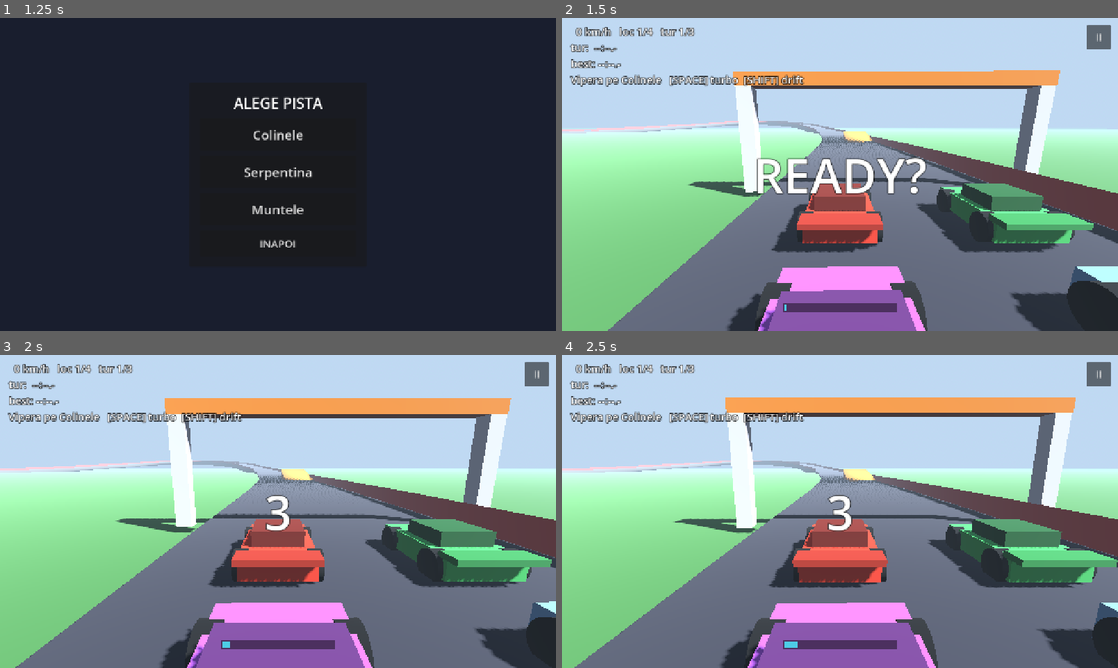
Above: before the commit, frames 1-4 (two rows, left to right).
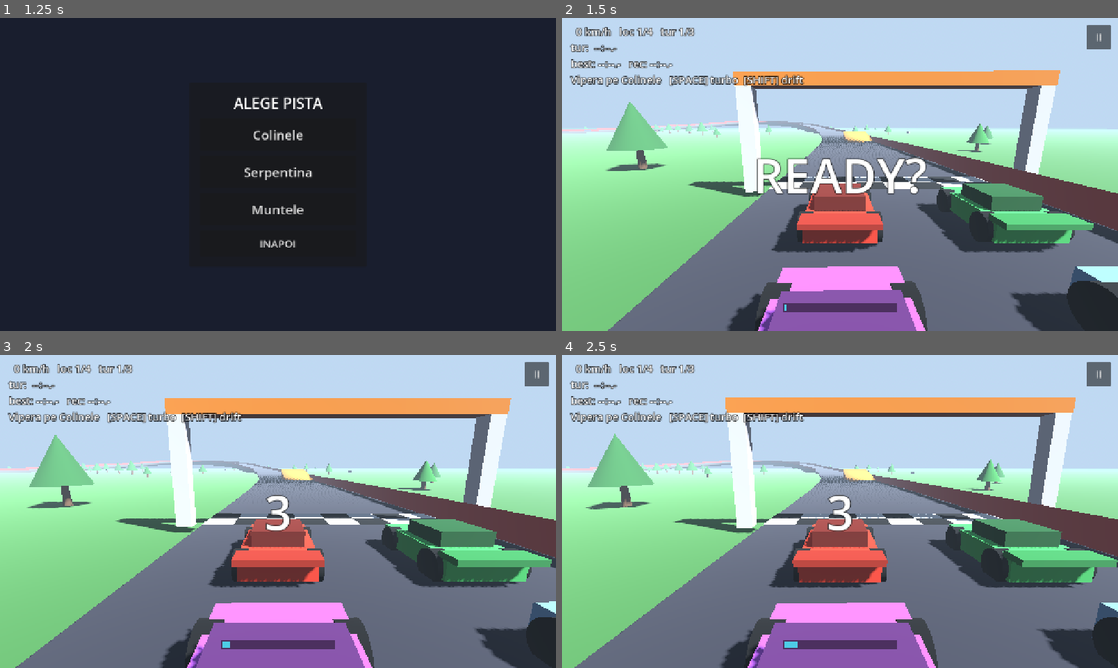
Above: after the commit, the same moments.

Repository: ArionAB/racing
Game: Godot game, scene res://scenes/main_menu/MainMenu.tscn
Two runs of this game, one before a commit and one after it. Both use one fixed random seed, a clock stepped at 60 frames per second and the inputs below.
Inputs (mouse positions are in pixels of both pictures, inside the frame that each line leads up to):
- Up to frame 1 (1.25 s): click "CURSA RAPIDA" at 0.5 s
- Up to frame 2 (1.5 s): click "Colinele" at 1.25 s
- Up to frame 3 (2 s): no input
- Up to frame 4 (2.5 s): tap Enter at 2 s; move the mouse to (962, 495) at 2.02 s; hold D (steer_right) from 2.03 s (still down); hold Shift (drift) from 2.03 s (still down); click (962, 495) at 2.17 s; tap Space (turbo) at 2.3 s

Frame 1 is identical in both runs. In frame 2, 2.4% of the frame differs, in the area x 4-78%, y 13-55%; in frame 3, 2.9%, in the area x 1-80%, y 13-55%; in frame 4, 2.9%.

Commit message:
feat(M3.5): identitate vizuala + recorduri persistente + scrasnet drift
Pistele arata a lume de jucarie: linie de start in sah, borduri
rosu-alb detectate automat pe virajele stranse, copaci si pietre
presarate procedural (determinist per pista) cu coliziune pe trunchi
— obstacol corect in scurtaturi. Best lap per pista salvat pe disc,
afisat in HUD si meniu, cu RECORD NOU! in cursa. Scrasnet de cauciuc
in bucla cat tine drift-ul.

Co-Authored-By: Claude Fable 5 <noreply@anthropic.com>

Diff:
--- a/scenes/cars/car.gd
+++ b/scenes/cars/car.gd
@@ -83,6 +83,7 @@
 var _drift_particles: CPUParticles3D
 var _boost_particles: CPUParticles3D
 var _engine_audio: AudioStreamPlayer3D
+var _skid_audio: AudioStreamPlayer3D
 var _turbo_full_latch: bool = false
 var _was_on_floor: bool = true
 var _prev_velocity: Vector3 = Vector3.ZERO
@@ -309,8 +310,12 @@
 	if is_drifting:
 		_drift_particles.emitting = true
 		_drop_skid_marks(delta)
+		if not _skid_audio.playing:
+			_skid_audio.play()
 	else:
 		_drift_particles.emitting = false
+		if _skid_audio.playing:
+			_skid_audio.stop()
 	# Ding cand bara de turbo ajunge plina — stii fara sa te uiti in jos.
 	if turbo_charge >= 1.0 and not _turbo_full_latch and is_player:
 		_turbo_full_latch = true
@@ -410,6 +415,14 @@
 	add_child(_engine_audio)
 	_engine_audio.play()
 
+	# Scrasnet de cauciuc cat tine drift-ul.
+	_skid_audio = AudioStreamPlayer3D.new()
+	_skid_audio.stream = AudioManager.SKID_LOOP
+	_skid_audio.bus = &"SFX"
+	_skid_audio.volume_db = -10.0
+	_skid_audio.max_distance = 45.0
+	add_child(_skid_audio)
+
 func _update_visual_tilt(delta: float, steer: float, fwd_speed: float) -> void:
 	var speed_frac := clampf(fwd_speed / max_speed, 0.0, 1.0)
 	var target_roll := -steer * 0.09 * speed_frac * (1.6 if is_drifting else 1.0)
--- a/scenes/main_menu/main_menu.gd
+++ b/scenes/main_menu/main_menu.gd
@@ -76,7 +76,13 @@
 	box.add_child(title)
 	for i in GameState.TRACK_NAMES.size():
 		var track_index := i
-		var button := _make_button(GameState.TRACK_NAMES[i])
+		var record_ms := GameState.best_lap(i)
+		var label := GameState.TRACK_NAMES[i]
+		if record_ms > 0:
+			@warning_ignore("integer_division")
+			label += "   (rec %d:%02d.%d)" % [record_ms / 60000,
+				(record_ms % 60000) / 1000, (record_ms % 1000) / 100]
+		var button := _make_button(label)
 		button.pressed.connect(func() -> void:
 			GameState.start_quick_race(track_index))
 		box.add_child(button)
--- a/scenes/race/race.gd
+++ b/scenes/race/race.gd
@@ -172,6 +172,9 @@
 		var lap_ms := now - _lap_start_ms
 		if _best_lap_ms < 0 or lap_ms < _best_lap_ms:
 			_best_lap_ms = lap_ms
+		if GameState.try_record(GameState.selected_track, lap_ms):
+			hud.flash_message("RECORD NOU! " + _fmt_ms(lap_ms))
+			AudioManager.play_sfx(&"drift_level", 1.5)
 	_lap_start_ms = now
 	if laps >= GameState.total_laps and state != State.FINISHED:
 		_finish_race()
@@ -276,10 +279,12 @@
 	if GameState.champ_active:
 		champ_line = "   cursa %d/%d" % [
 			GameState.champ_round + 1, GameState.TRACK_SCENES.size()]
-	var info := "%3.0f km/h   loc %d/%d   tur %d/%d%s\ntur:  %s\nbest: %s\n%s pe %s   [SPACE] turbo  [SHIFT] drift" % [
+	var record_ms := GameState.best_lap(GameState.selected_track)
+	var record_text := _fmt_ms(record_ms) if record_ms > 0 else "--:--.-"
+	var info := "%3.0f km/h   loc %d/%d   tur %d/%d%s\ntur:  %s\nbest: %s   rec: %s\n%s pe %s   [SPACE] turbo  [SHIFT] drift" % [
 		player.horizontal_speed() * 3.6, player.race_position, cars.size(),
 		lap_no, GameState.total_laps, champ_line, lap_text, best_text,
-		player.car_name, track.track_name]
+		record_text, player.car_name, track.track_name]
 	hud.set_info(info)
 	hud.set_turbo(player.turbo_charge, player.is_boosting)
 
--- a/scenes/tracks/track.gd
+++ b/scenes/tracks/track.gd
@@ -42,6 +42,9 @@
 	for frac in _hazard_fracs():
 		_build_hazard(frac)
 	_build_start_gate()
+	_build_start_line()
+	_build_kerbs()
+	_build_decor()
 
 func start_point() -> Vector3:
 	return baked[0]
@@ -184,6 +187,171 @@
 	body.add_child(shape)
 	add_child(body)
 
+## Linia de start in sah: doua randuri de patrate alb/negru peste asfalt.
+func _build_start_line() -> void:
+	var white := SurfaceTool.new()
+	white.begin(Mesh.PRIMITIVE_TRIANGLES)
+	var black := SurfaceTool.new()
+	black.begin(Mesh.PRIMITIVE_TRIANGLES)
+	var dir := start_direction()
+	var side := _side_at(0)
+	var cols := 8
+	var cell_w := half_width * 2.0 / float(cols)
+	var cell_l := 1.6
+	var lift := Vector3.UP * 0.05 # putin peste asfalt, contra z-fighting
+	for row in 2:
+		for col in cols:
+			var origin := baked[0] + lift \
+				+ dir * (float(row) * cell_l) \
+				+ side * (-half_width + float(col) * cell_w)
+			var st := white if (row + col) % 2 == 0 else black
+			var a := origin
+			var b := origin + side * cell_w
+			var c := origin + dir * cell_l
+			var d := origin + side * cell_w + dir * cell_l
+			st.add_vertex(a); st.add_vertex(b); st.add_vertex(c)
+			st.add_vertex(b); st.add_vertex(d); st.add_vertex(c)
+	white.generate_normals()
+	black.generate_normals()
+	_add_visual_mesh(white.commit(), Color(0.95, 0.95, 0.95))
+	_add_visual_mesh(black.commit(), Color(0.08, 0.08, 0.08))
+
+## Borduri rosu-alb pe marginile virajelor stranse — citesti pista de departe.
+func _build_kerbs() -> void:
+	var red := SurfaceTool.new()
+	red.begin(Mesh.PRIMITIVE_TRIANGLES)
+	var white := SurfaceTool.new()
+	white.begin(Mesh.PRIMITIVE_TRIANGLES)
+	var n := baked.size()
+	var lift := Vector3.UP * 0.04
+	var emitted_red := false
+	var emitted_white := false
+	for i in range(0, n, 2):
+		# curbura locala: unghiul dintre directia dinainte si cea de dupa
+		var before := (baked[i] - baked[(i - 3 + n) % n]).normalized()
+		var after := (baked[(i + 3) % n] - baked[i]).normalized()
+		if before.angle_to(after) < 0.08:
+			continue
+		for side_sign: float in [-1.0, 1.0]:
+			var e0 := baked[i] + _side_at(i) * half_width * side_sign + lift
+			var e1 := baked[(i + 2) % n] + _side_at((i + 2) % n) * half_width * side_sign + lift
+			var in0 := e0 - _side_at(i) * 0.9 * side_sign
+			var in1 := e1 - _side_at((i + 2) % n) * 0.9 * side_sign
+			var st := red if (i / 2) % 2 == 0 else white
+			st.add_vertex(e0); st.add_vertex(e1); st.add_vertex(in0)
+			st.add_vertex(in0); st.add_vertex(e1); st.add_vertex(in1)
+			if (i / 2) % 2 == 0:
+				emitted_red = true
+			else:
+				emitted_white = true
+	if emitted_red:
+		red.generate_normals()
+		_add_visual_mesh(red.commit(), Color(0.85, 0.15, 0.1))
+	if emitted_white:
+		white.generate_normals()
+		_add_visual_mesh(white.commit(), Color(0.92, 0.92, 0.92))
+
+## Decor de "lume de jucarie": copaci si pietre presarate procedural in
+## afara soselei, deterministe per pista (acelasi seed -> acelasi peisaj).
+## Trunchiurile au coliziune: un copac lovit in scurtatura e vina ta.
+func _build_decor() -> void:
+	var rng := RandomNumberGenerator.new()
+	rng.seed = track_name.hash()
+	var bounds_min := baked[0]
+	var bounds_max := baked[0]
+	for p in baked:
+		bounds_min = bounds_min.min(p)
+		bounds_max = bounds_max.max(p)
+	var placed := 0
+	var attempts := 0
+	while placed < 80 and attempts < 400:
+		attempts += 1
+		var pos := Vector3(
+			rng.randf_range(bounds_min.x - 50.0, bounds_max.x + 50.0),
+			0.0,
+			rng.randf_range(bounds_min.z - 50.0, bounds_max.z + 50.0))
+		# distanta minima (in plan) fata de sosea
+		var nearest := 1e9
+		for p in baked:
+			nearest = minf(nearest,
+				Vector2(p.x - pos.x, p.z - pos.z).length_squared())
+		nearest = sqrt(nearest)
+		if nearest < half_width + 8.0 or nearest > 90.0:
+			continue
+		placed += 1
+		if rng.randf() < 0.75:
+			_add_tree(pos, rng)
+		else:
+			_add_rock(pos, rng)
+
+func _add_tree(pos: Vector3, rng: RandomNumberGenerator) -> void:
+	var tree := StaticBody3D.new()
+	add_child(tree)
+	tree.global_position = pos + Vector3.UP * -0.3 # din iarba
+	var scale_factor := rng.randf_range(0.8, 1.5)
+	var trunk := MeshInstance3D.new()
+	var trunk_mesh := CylinderMesh.new()
+	trunk_mesh.top_radius = 0.25
+	trunk_mesh.bottom_radius = 0.35
+	trunk_mesh.height = 1.4 * scale_factor
+	trunk.mesh = trunk_mesh
+	trunk.position = Vector3.UP * 0.7 * scale_factor
+	var trunk_mat := StandardMaterial3D.new()
+	trunk_mat.albedo_color = Color(0.45, 0.3, 0.18)
+	trunk.material_override = trunk_mat
+	tree.add_child(trunk)
+	var crown := MeshInstance3D.new()
+	var crown_mesh := CylinderMesh.new()
+	crown_mesh.top_radius = 0.0 # con
+	crown_mesh.bottom_radius = 1.6 * scale_factor
+	crown_mesh.height = 3.2 * scale_factor
+	crown.mesh = crown_mesh
+	crown.position = Vector3.UP * (1.4 * scale_factor + 1.6 * scale_factor)
+	var crown_mat := StandardMaterial3D.new()
+	crown_mat.albedo_color = Color(0.2, rng.randf_range(0.45, 0.65), 0.22)
+	crown.material_override = crown_mat
+	tree.add_child(crown)
+	var shape := CollisionShape3D.new()
+	var cyl := CylinderShape3D.new()
+	cyl.radius = 0.4
+	cyl.height = 2.5
+	shape.shape = cyl
+	shape.position = Vector3.UP * 1.25
+	tree.add_child(shape)
+
+func _add_rock(pos: Vector3, rng: RandomNumberGenerator) -> void:
+	var rock := StaticBody3D.new()
+	add_child(rock)
+	rock.global_position = pos + Vector3.UP * -0.2
+	rock.rotation.y = rng.randf_range(0.0, TAU)
+	var size := rng.randf_range(0.8, 2.2)
+	var mesh_inst := MeshInstance3D.new()
+	var box := BoxMesh.new()
+	box.size = Vector3(size, size * 0.7, size * 0.8)
+	mesh_inst.mesh = box
+	mesh_inst.position = Vector3.UP * size * 0.3
+	mesh_inst.rotation.z = rng.randf_range(-0.2, 0.2)
+	var mat := StandardMaterial3D.new()
+	mat.albedo_color = Color(0.55, 0.55, 0.58)
+	mesh_inst.material_override = mat
+	rock.add_child(mesh_inst)
+	var shape := CollisionShape3D.new()
+	var col_box := BoxShape3D.new()
+	col_box.size = Vector3(size, size, size * 0.8)
+	shape.shape = col_box
+	shape.position = Vector3.UP * size * 0.3
+	rock.add_child(shape)
+
+## Mesh doar vizual (fara coliziune) — pentru linii de start, borduri etc.
+func _add_visual_mesh(mesh: ArrayMesh, color: Color) -> void:
+	var inst := MeshInstance3D.new()
+	inst.mesh = mesh
+	var mat := StandardMaterial3D.new()
+	mat.albedo_color = color
+	mat.cull_mode = BaseMaterial3D.CULL_DISABLED
+	inst.material_override = mat
+	add_child(inst)
+
 func _build_start_gate() -> void:
 	var side := _side_at(0)
 	for s in [-1.0, 1.0]:
--- a/scripts/autoload/audio_manager.gd
+++ b/scripts/autoload/audio_manager.gd
@@ -17,6 +17,7 @@
 }
 
 const ENGINE_LOOP: AudioStream = preload("res://assets/audio/engine_loop.wav")
+const SKID_LOOP: AudioStream = preload("res://assets/audio/skid_loop.wav")
 const POOL_SIZE: int = 10
 
 var _pool: Array[AudioStreamPlayer] = []
@@ -26,11 +27,12 @@
 	_create_bus(&"SFX")
 	_create_bus(&"Engine")
 	apply_volumes()
-	var engine_wav := ENGINE_LOOP as AudioStreamWAV
-	if engine_wav != null:
-		engine_wav.loop_mode = AudioStreamWAV.LOOP_FORWARD
-		@warning_ignore("integer_division")
-		engine_wav.loop_end = engine_wav.data.size() / 2 # frames (16-bit mono)
+	for loop_stream: AudioStream in [ENGINE_LOOP, SKID_LOOP]:
+		var wav := loop_stream as AudioStreamWAV
+		if wav != null:
+			wav.loop_mode = AudioStreamWAV.LOOP_FORWARD
+			@warning_ignore("integer_division")
+			wav.loop_end = wav.data.size() / 2 # frames (16-bit mono)
 	for i in POOL_SIZE:
 		var player := AudioStreamPlayer.new()
 		player.bus = &"SFX"
--- a/scripts/autoload/game_state.gd
+++ b/scripts/autoload/game_state.gd
@@ -5,6 +5,7 @@
 const RACE_SCENE: String = "res://scenes/race/Race.tscn"
 const MENU_SCENE: String = "res://scenes/main_menu/MainMenu.tscn"
 const SETTINGS_PATH: String = "user://settings.cfg"
+const RECORDS_PATH: String = "user://records.cfg"
 
 ## Garajul: toate masinile jucabile. O masina noua = un .tres nou aici.
 const CAR_DATA: Array[Resource] = [
@@ -48,8 +49,39 @@
 var touch_drift: bool = false
 var touch_turbo: bool = false
 
+# Best lap per pista (index pista -> milisecunde), persistat.
+var records: Dictionary = {}
+
 func _ready() -> void:
 	load_settings()
+	load_records()
+
+## Returneaza true daca timpul e record nou pe pista respectiva.
+func try_record(track_index: int, lap_ms: int) -> bool:
+	var best := int(records.get(track_index, 0))
+	if best > 0 and lap_ms >= best:
+		return false
+	records[track_index] = lap_ms
+	save_records()
+	return true
+
+func best_lap(track_index: int) -> int:
+	return int(records.get(track_index, 0)) # 0 = niciun record inca
+
+func load_records() -> void:
+	var cfg := ConfigFile.new()
+	if cfg.load(RECORDS_PATH) != OK:
+		return
+	for i in TRACK_SCENES.size():
+		var ms := int(cfg.get_value("records", str(i), 0))
+		if ms > 0:
+			records[i] = ms
+
+func save_records() -> void:
+	var cfg := ConfigFile.new()
+	for track_index in records:
+		cfg.set_value("records", str(track_index), records[track_index])
+	cfg.save(RECORDS_PATH)
 
 # ------------------------------------------------------------------ flux
 
--- a/tools/generate_sfx.gd
+++ b/tools/generate_sfx.gd
@@ -22,6 +22,7 @@
 	_save("land", _land())
 	_save("count_beep", _tone(0.1, 440.0, 10.0))
 	_save("go_beep", _tone(0.3, 880.0, 6.0))
+	_save("skid_loop", _skid_loop())
 	print("SFX generate in res://assets/audio/")
 	quit()
 
@@ -102,6 +103,20 @@
 	out.append_array(dust)
 	return out
 
+## Scrasnet de cauciuc in bucla: zgomot filtrat cu un "vaiet" tonal slab.
+## Zgomotul nu are faza, deci bucla se inchide fara click.
+func _skid_loop() -> PackedFloat32Array:
+	var n := int(RATE * 0.4)
+	var out := PackedFloat32Array()
+	out.resize(n)
+	var lp := 0.0
+	for i in n:
+		var t := float(i) / float(RATE)
+		lp = lp * 0.6 + (rng.randf() * 2.0 - 1.0) * 0.4
+		var whine := sin(TAU * 900.0 * t) * 0.12 # 900*0.4=360 cicluri intregi
+		out[i] = (lp * 0.5 + whine) * 0.55
+	return out
+
 func _tone(dur: float, freq: float, decay: float) -> PackedFloat32Array:
 	var n := int(RATE * dur)
 	var out := PackedFloat32Array()
Not shown, added: assets/audio/skid_loop.wav.import
Not shown, changed: CLAUDE.md
Not shown, added: assets/audio/skid_loop.wav
